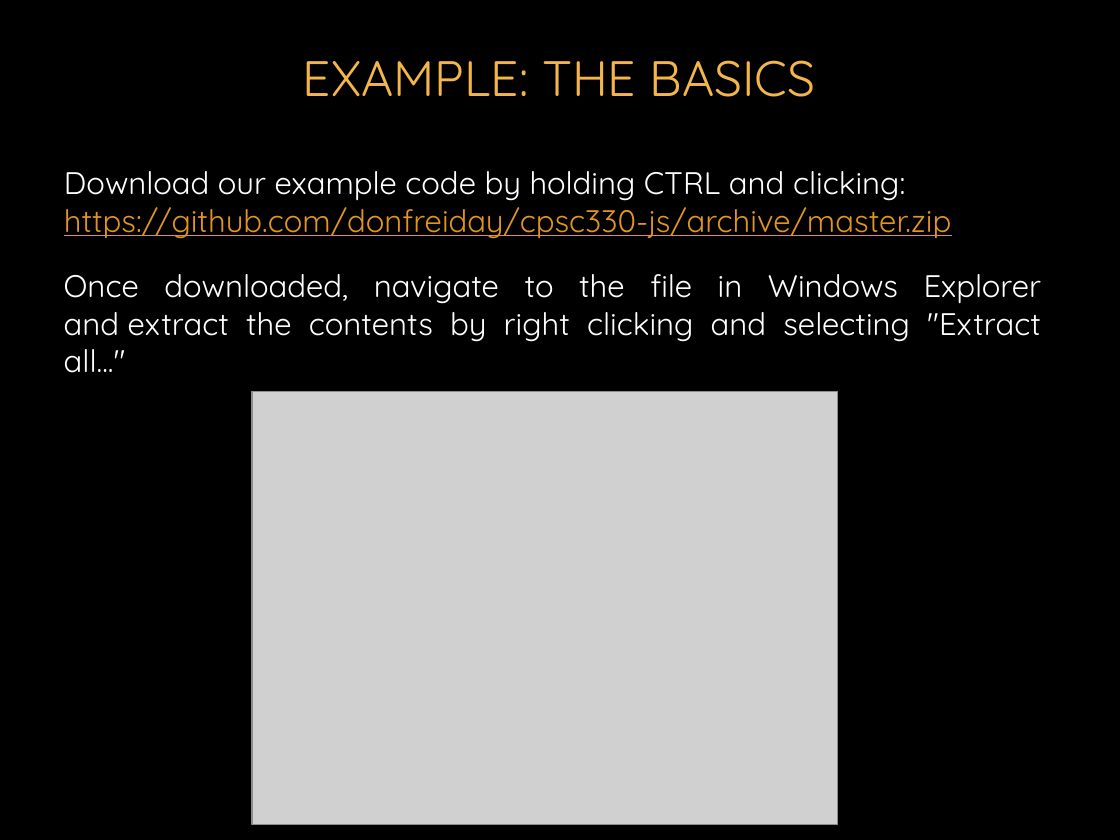
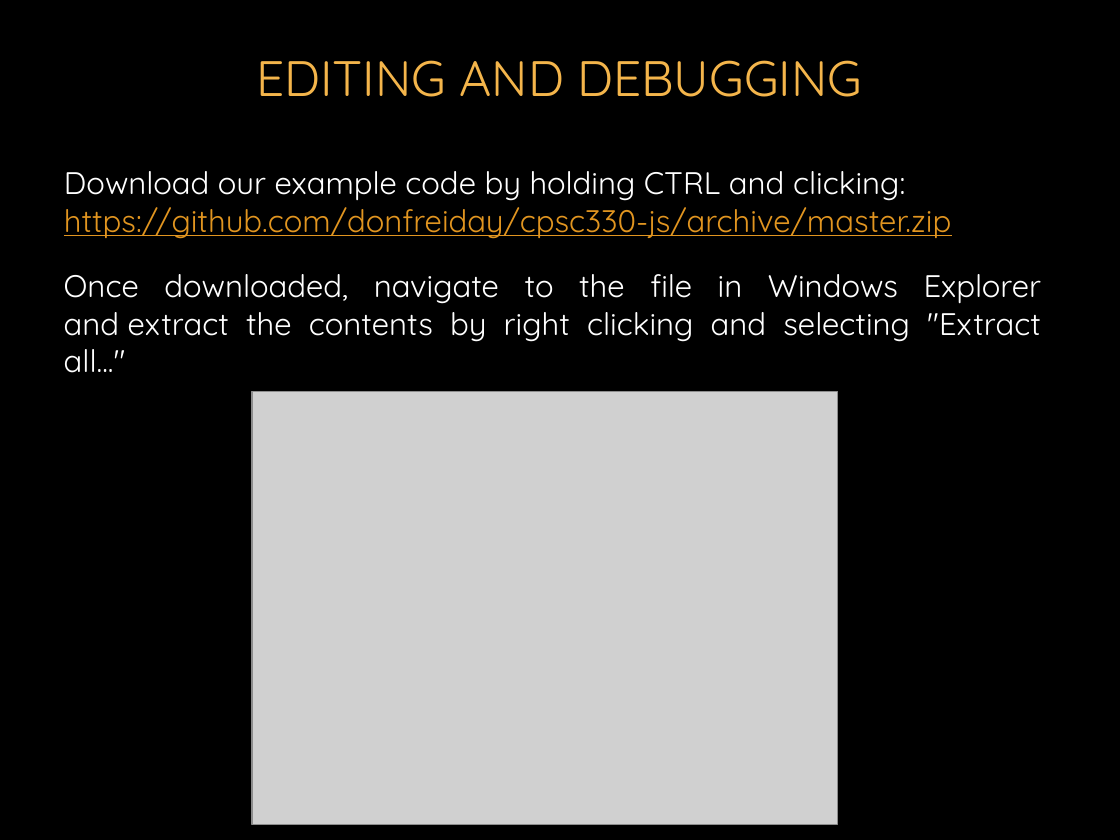
Before and after one commit to donfreiday/cpsc330-js, a slide deck: slide 33 of Javascript.pptx. Drawn at 1120x840 pixels with LibreOffice and Linux fonts; fonts in the diff are those of the drawing; grey boxes stand for pictures; background and template pictures are left out. Boxes give left, top, right and bottom in pixels: in the first picture for what was removed or moved away, otherwise in the second. Text is boxed around its words. In the diff, an @@ line names an element or a change of style, - is before the commit and + after.

```diff
--- a/Javascript.pptx
+++ b/Javascript.pptx
@@ title at (256, 60, 861, 97): text changed @@
-EXAMPLE: THE BASICS
+EDITING AND DEBUGGING
```
Also in this commit, not shown: 5 other slides changed, 2 slides added.
